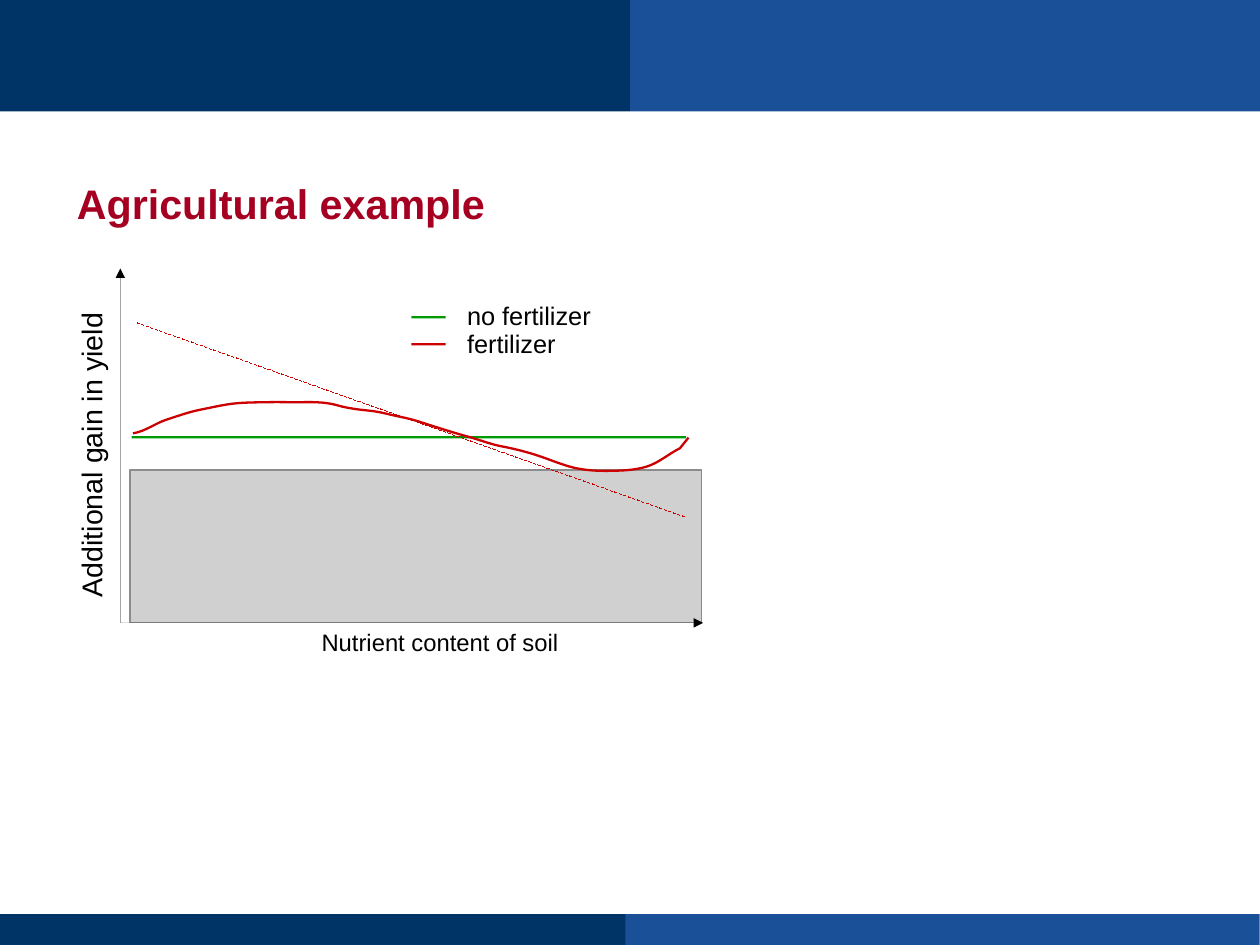
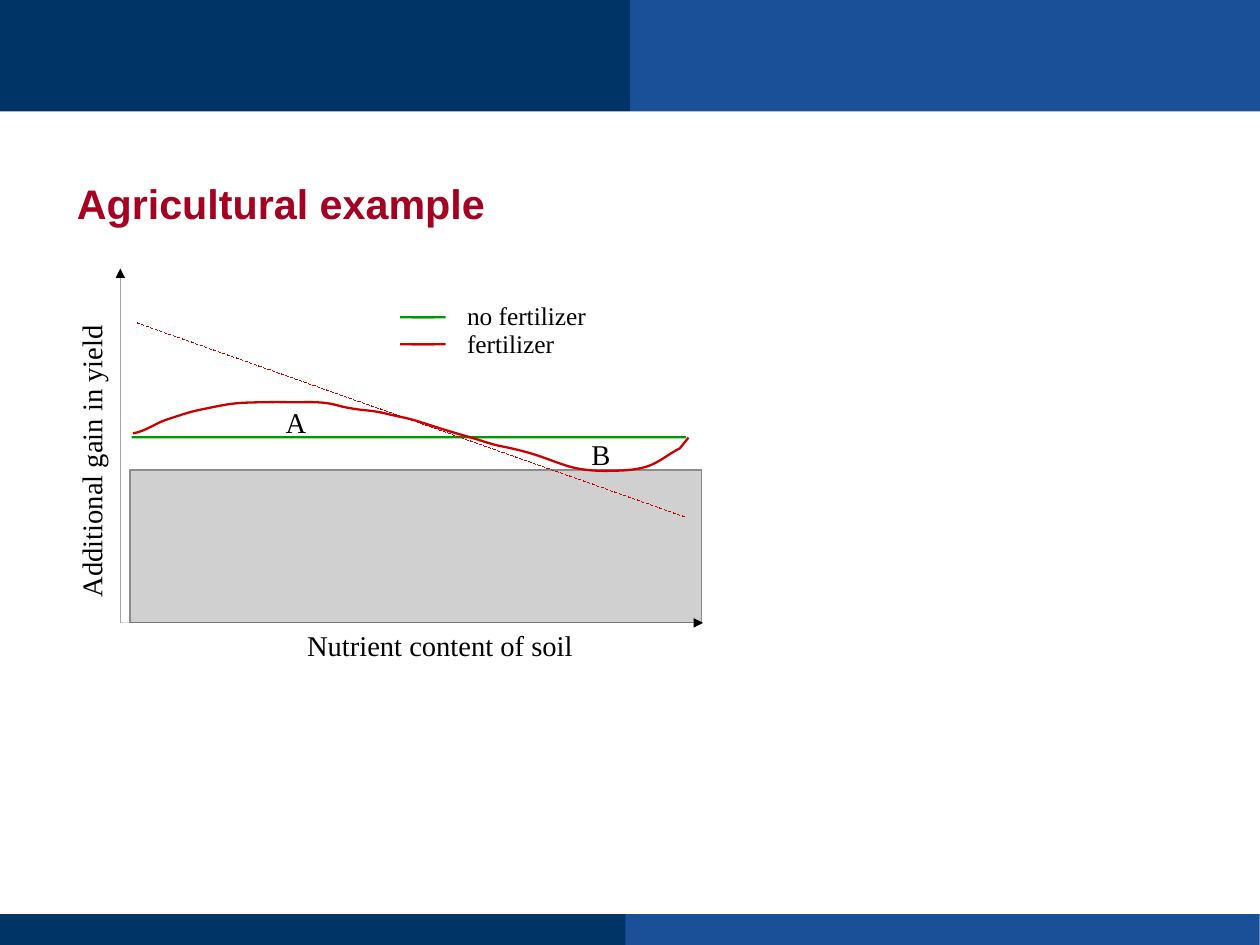
Before and after one commit to hortibonn/EVPI_Poster, a slide deck: slide 8 of images/EVPI.odp. Drawn at 1260x945 pixels with LibreOffice and Linux fonts; fonts in the diff are those of the drawing; grey boxes stand for pictures; background and template pictures are left out. Boxes give left, top, right and bottom in pixels: in the first picture for what was removed or moved away, otherwise in the second. Text is boxed around its words. In the diff, an @@ line names an element or a change of style, - is before the commit and + after.

Commit message:
odp with new figures (replace both, with serif), sp, edit evpi, add line to address, uopdate size (back to A0)

```diff
--- a/images/EVPI.odp
+++ b/images/EVPI.odp
@@ text "Additional gain in yield" at [77,330,109,593]: font Arial to Times New Roman @@
@@ text "no fertilizer" at [467,307,586,354]: font Arial to Times New Roman @@
@@ line added from (400, 318) to (434, 318), #009900 1.45 pt @@
@@ line added from (400, 344) to (434, 344), #CC0000 1.45 pt @@
@@ text added at [286,414,307,439], 18 pt, text #000000 @@
+A
@@ text added at [591,446,610,471], 18 pt, text #000000 @@
+B
@@ text "Nutrient content of soil" at [307,636,572,657]: size 15 to 18 pt, font Arial to Times New Roman @@
```
Also in this commit, not shown: 2 other slides changed, 5 other files.
